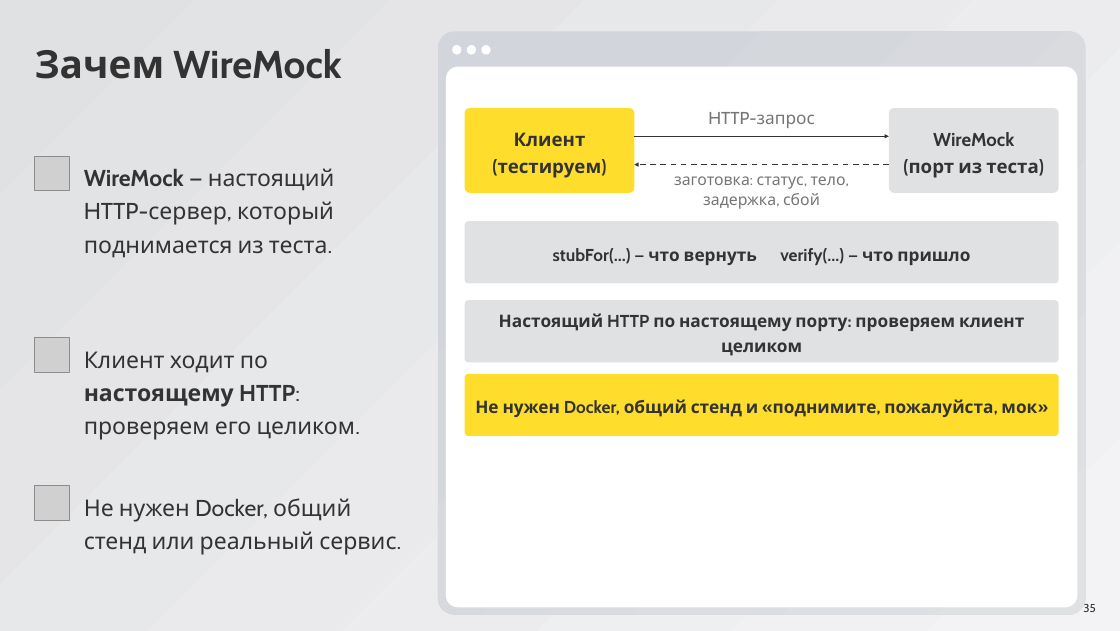
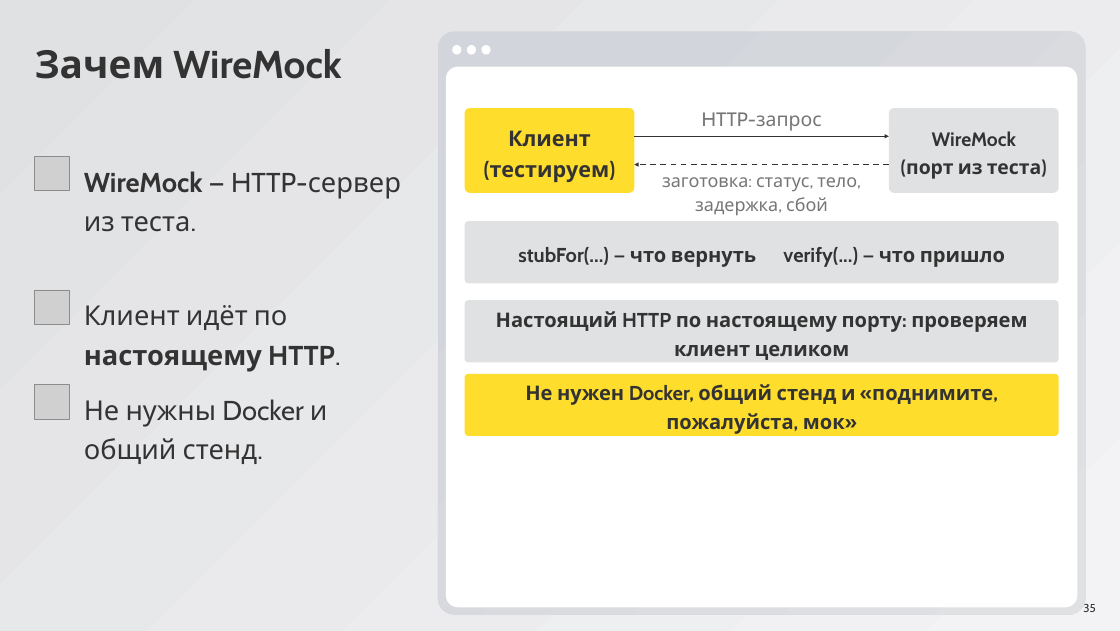
Before and after one commit to ArthurAipov/market-pulse-innopolis, a slide deck: slide 35 of advanced/docs/seminar8/Семинар 8.pptx. Drawn at 1120x631 pixels with LibreOffice and Linux fonts; fonts in the diff are those of the drawing; grey boxes stand for pictures. Boxes give left, top, right and bottom in pixels: in the first picture for what was removed or moved away, otherwise in the second. Text is boxed around its words. In the diff, an @@ line names an element or a change of style, - is before the commit and + after.

```diff
--- a/advanced/docs/seminar8/Семинар 8.pptx
+++ b/advanced/docs/seminar8/Семинар 8.pptx
@@ text "Клиент" at (490, 130, 610, 182): size 26 to 30 pt @@
@@ text "HTTP-запрос" at (702, 112, 822, 131): size 24 to 27 pt @@
@@ text "WireMock" at (906, 131, 1041, 179): size 26 to 27 pt @@
@@ text at (84, 171, 401, 232): text changed; size 32 to 38 pt @@
-WireMock — настоящий HTTP-сервер, который поднимается из теста.
+WireMock — HTTP-сервер из теста.
@@ text "заготовка: статус, тело, задержка, сбой" at (662, 177, 857, 215): size 22 to 25 pt @@
@@ picture: place and size @@
-picture at (35, 486, 69, 520)
+picture at (35, 290, 69, 325)
@@ text at (84, 305, 335, 372): text changed; size 32 to 38 pt; bold on @@
-Клиент ходит по настоящему HTTP: проверяем его целиком.
+Клиент идёт по настоящему HTTP.
@@ picture: place and size @@
-picture at (35, 338, 69, 372)
+picture at (35, 384, 69, 419)
@@ size 24 to 28 pt in 3 elements at (518, 247, 1005, 267), (496, 311, 1027, 360), (525, 384, 993, 434) @@
@@ text at (84, 399, 328, 464): text changed; size 32 to 38 pt @@
-Не нужен Docker, общий стенд или реальный сервис.
+Не нужны Docker и общий стенд.
```
Also in this commit, not shown: 31 other slides changed.
